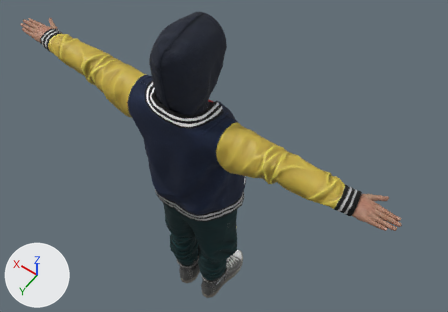
Renders of the glTF model assets/exported/models/SM_Infected.glb from each side of a commit.
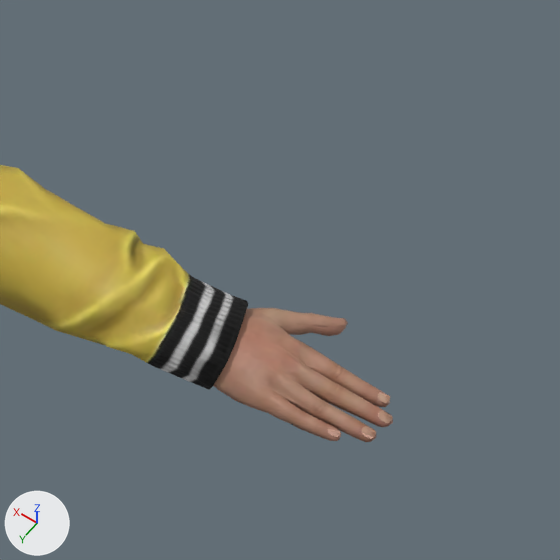
There are two pictures of each version: one whole from a camera (50 mm lens) standing at (-1.047, 1.262, 3.217) and looking at (-0.037, -0.153, 0.994), one close up on the part from 65% to 100% of the width and 35% to 85% of the height. Lighting does not change. The marker at lower left points along +X, +Y and +Z. The first two pictures are the older version. Where no turn or scale is listed for an object, it has been applied to the vertices. Vertices at exactly the same position are counted once.

The first close-up shows 'SM_Infected'.
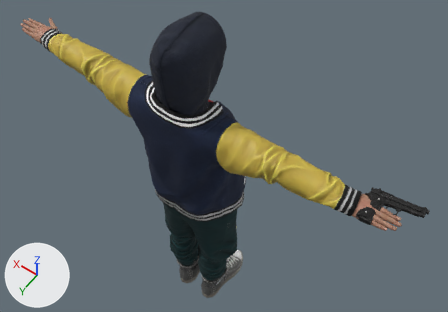
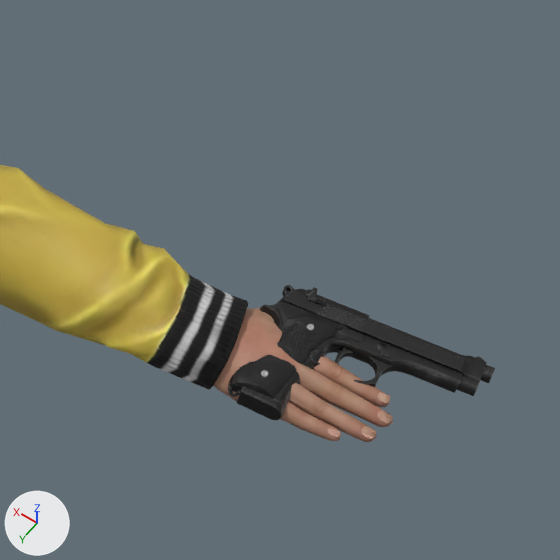
What differs and where, as boxes [x1, y1, x2, y2] in the close-ups (560 x 560 px):
'SM_Infected', reshaped
    before: [0, 165, 393, 442]
    after: [0, 165, 495, 442]
part 1 of me_cc_base_body, added
    after: [228, 285, 495, 420]

Edits to the bpy script that builds the scene:
```text
Add img_m9_albedo:
    img_m9_albedo = load_image('m9_albedo', '_unpacked/m9_albedo', 512, 512, 'sRGB')
Add img_m9_normal:
    img_m9_normal = load_image('m9_normal', '_unpacked/m9_normal', 512, 512, 'Non-Color')
Add img_m9_orm:
    img_m9_orm = load_image('m9_orm', '_unpacked/m9_orm', 512, 512, 'Non-Color')
Add mat_m_m9:
    mat_m_m9 = bpy.data.materials.new('M_M9')
    # uses the picture img_m9_albedo
    # uses the picture img_m9_normal
    # uses the picture img_m9_orm
Change me_cc_base_body:
    used by ob_sm_infected; location = (0.0, 0.0, 0.0)
    remove me_cc_base_body.from_pydata(...)  # 16307 vertices, 20839 faces; spans x -0.89..0.89, y -0.26..0.18, z 0.0..1.85
    add me_cc_base_body.from_pydata(...)  # 19776 vertices, 27266 faces; spans x -0.95..0.89, y -0.26..0.18, z 0.0..1.85
    me_cc_base_body part 1: 3469 vertices added at x -0.95..-0.74, y -0.07..0.1, z 1.44..1.48
    add me_cc_base_body.materials.append(mat_m_m9)
```
